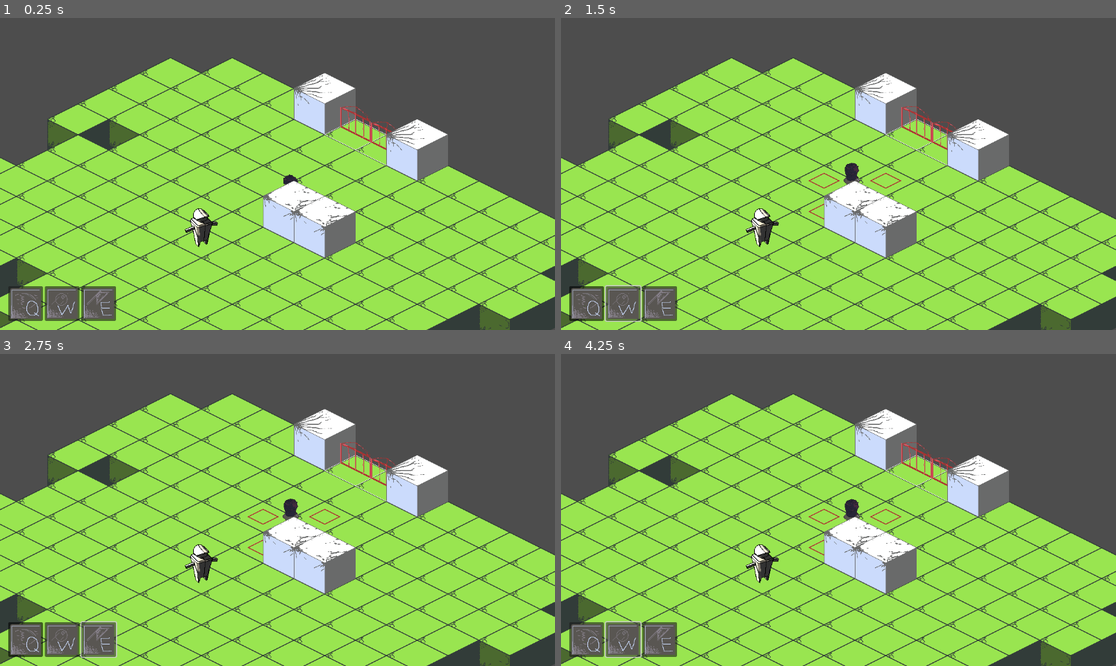
Above: before the commit, frames 1-4 (two rows, left to right).
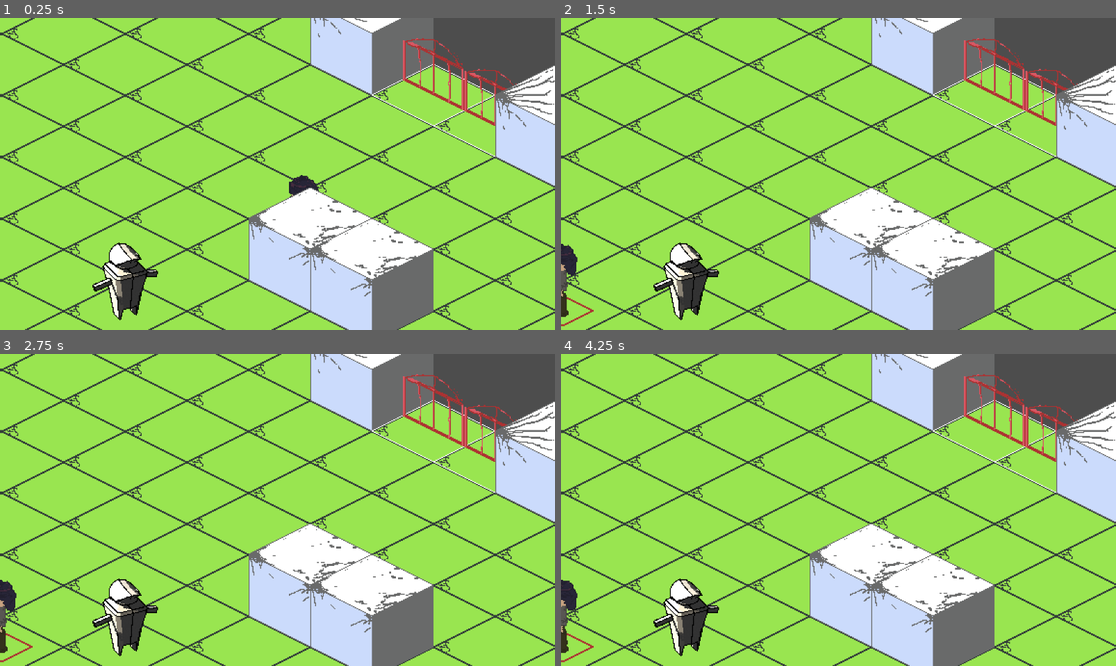
Above: after the commit, the same moments.

Repository: doriocsetina/feedback-love
Game: Godot game, scene res://scenes/main.tscn
Two runs of this game, one before a commit and one after it. Both use one fixed random seed, a clock stepped at 60 frames per second and the inputs below.
Inputs (mouse positions are in pixels of both pictures, inside the frame that each line leads up to):
- Up to frame 1 (0.25 s): no input
- Up to frame 2 (1.5 s): click (588, 305) at 0.52 s; click (622, 305) at 1.27 s
- Up to frame 3 (2.75 s): click (99, 641) at 2.02 s
- Up to frame 4 (4.25 s): click (588, 641) at 2.77 s; click (622, 641) at 3.52 s

The runs differ from the first frame. In frame 1, 55% of the frame differs, in the area x 0-100%, y 0-100%; in frame 2, 56%; in frame 3, 56%; in frame 4, 56%.

Commit message:
implemented range

Diff:
--- a/scenes/main.tscn
+++ b/scenes/main.tscn
@@ -8,7 +8,9 @@
 [ext_resource type="PackedScene" uid="uid://b3dk0plajy1xi" path="res://scenes/sbirro_basic.tscn" id="5_bhaqa"]
 [ext_resource type="Script" path="res://scenes/selectlayer.gd" id="6_ed7fd"]
 [ext_resource type="Texture2D" uid="uid://cbg18xrnf025a" path="res://assets/terrain/selected.png" id="6_xl4vs"]
+[ext_resource type="Texture2D" uid="uid://uk528rtuo86n" path="res://assets/ui/attack-tile.png" id="8_y4wld"]
 [ext_resource type="Texture2D" uid="uid://85pmakql5i7o" path="res://assets/ui/Q-ui.png" id="9_gyy40"]
+[ext_resource type="Texture2D" uid="uid://dbehnymcbqr6s" path="res://assets/ui/range-tile.png" id="9_y3iey"]
 [ext_resource type="Script" path="res://scenes/gui.gd" id="9_yxl6k"]
 [ext_resource type="Texture2D" uid="uid://bvcsx4ant6vi0" path="res://assets/ui/W-ui.png" id="10_nonpg"]
 [ext_resource type="Texture2D" uid="uid://cdp7xub8742xj" path="res://assets/ui/E-ui.png" id="11_p8m5c"]
@@ -26,12 +28,25 @@
 2:1/0 = 0
 3:1/0 = 0
 
+[sub_resource type="TileSetAtlasSource" id="TileSetAtlasSource_mfhqd"]
+texture = ExtResource("8_y4wld")
+texture_region_size = Vector2i(128, 128)
+0:0/0 = 0
+0:0/0/texture_origin = Vector2i(0, -32)
+
+[sub_resource type="TileSetAtlasSource" id="TileSetAtlasSource_4nwfv"]
+texture = ExtResource("9_y3iey")
+texture_region_size = Vector2i(128, 64)
+0:0/0 = 0
+
 [sub_resource type="TileSet" id="TileSet_eafyg"]
 tile_shape = 1
 tile_layout = 5
 tile_offset_axis = 1
 tile_size = Vector2i(128, 64)
 sources/0 = SubResource("TileSetAtlasSource_tohe1")
+sources/1 = SubResource("TileSetAtlasSource_mfhqd")
+sources/2 = SubResource("TileSetAtlasSource_4nwfv")
 
 [sub_resource type="Theme" id="Theme_v72uv"]
 
@@ -66,6 +81,7 @@
 
 [node name="Camera2D" type="Camera2D" parent="."]
 position = Vector2(-34, -46)
+zoom = Vector2(2, 2)
 
 [node name="GUI" type="Control" parent="."]
 layout_mode = 3
--- a/scenes/player.gd
+++ b/scenes/player.gd
@@ -7,7 +7,7 @@
 
 @onready var animation_tree: AnimationTree = $AnimationTree
 @onready var obstacles: TileMapLayer = get_parent();
-
+@onready var selectlayer: TileMapLayer = get_node("/root/main/select")
 
 var current_ability = Abilities.NONE
 
@@ -30,10 +30,12 @@
 	if event is InputEventMouseButton and event.button_index == MOUSE_BUTTON_LEFT and event.is_pressed():
 		var tile_map_layer = Main.get_tile_map_layer()
 		if tile_map_layer:
-			print("clicked")
 			var tile_pos = tile_map_layer.local_to_map(get_global_mouse_position())
-			if is_adjacent_and_valid(tile_pos):
+			if is_valid(tile_pos) and selectlayer.is_in_range(current_ability, tile_pos):
+				print("clicked and moved")
 				selected_tile = tile_map_layer.map_to_local(tile_pos)
+				current_ability = Abilities.NONE
+
 
 func _physics_process(_delta: float) -> void:
 	direction = selected_tile - position
@@ -57,6 +59,12 @@
 			return true
 	return false
 
+func is_valid(tile_pos: Vector2i) -> bool:
+	if tile_pos not in obstacles.obstacle_tiles:
+		return true
+	return false
+
+
 
 
 func set_walking(value):
--- a/scenes/selectlayer.gd
+++ b/scenes/selectlayer.gd
@@ -9,31 +9,54 @@
 
 # Called every frame. 'delta' is the elapsed time since the previous frame.
 func _process(delta: float) -> void:
-	var tile = local_to_map(character.position)
+	var current_tile = local_to_map(character.position)
 
-	if previous_tile != null and previous_tile != tile:
+	reset_cells()
+	if previous_tile != null and previous_tile != current_tile:
 		set_cell(previous_tile, -1)
 
 	# Reflect the character's ability in the tile selection
 	match character.current_ability:
 		character.Abilities.DASH:
 			# Allow moving two tiles
-			set_cell(tile, 0, Vector2i(0, 0))
-			set_cell(tile + Vector2i(1, 0), 0, Vector2i(0, 0))
-			set_cell(tile + Vector2i(0, 1), 0, Vector2i(0, 0))
-			set_cell(tile + Vector2i(1, 1), 0, Vector2i(0, 0))
+			for dx in [-2, -1, 0, 1, 2]:
+				for dy in [-2, -1, 0, 1, 2]:
+					if abs(dx) + abs(dy) <= 2:  # Ensure we're within a Manhattan distance of 2
+						set_cell(current_tile + Vector2i(dx, dy), 2, Vector2i(0, 0))
 		character.Abilities.SHIELD:
-			# No movement, just highlight the current tile
-			set_cell(tile, 0, Vector2i(0, 0))
+			# No movement, just highlight the current current_tile
+			set_cell(current_tile, 0, Vector2i(0, 0))
 		character.Abilities.ATTACK:
 			# Allow moving in four basic directions
-			set_cell(tile, 0, Vector2i(0, 0))
-			set_cell(tile + Vector2i(1, 0), 0, Vector2i(0, 0))
-			set_cell(tile + Vector2i(-1, 0), 0, Vector2i(0, 0))
-			set_cell(tile + Vector2i(0, 1), 0, Vector2i(0, 0))
-			set_cell(tile + Vector2i(0, -1), 0, Vector2i(0, 0))
+			set_cell(current_tile, 1, Vector2i(0, 0))
+			set_cell(current_tile + Vector2i(1, 0), 1, Vector2i(0, 0))
+			set_cell(current_tile + Vector2i(-1, 0), 1, Vector2i(0, 0))
+			set_cell(current_tile + Vector2i(0, 1), 1, Vector2i(0, 0))
+			set_cell(current_tile + Vector2i(0, -1), 1, Vector2i(0, 0))
 		character.Abilities.NONE:
 			# Default behavior
-			set_cell(tile, 0, Vector2i(0, 0))
+			set_cell(current_tile, 0, Vector2i(0, 0))
 
-	previous_tile = tile
+	previous_tile = current_tile
+
+func is_in_range(current_ability: int, selected_position: Vector2i) -> bool:
+	var current_tile = local_to_map(character.position)
+	var selected_tile = local_to_map(selected_position)
+	var manhattan_distance = abs(current_tile.x - selected_tile.x) + abs(current_tile.y - selected_tile.y)
+
+	match current_ability:
+		character.Abilities.DASH:
+			return manhattan_distance <= 2
+		character.Abilities.SHIELD:
+			return manhattan_distance == 0
+		character.Abilities.ATTACK:
+			return manhattan_distance == 1
+		character.Abilities.NONE:
+			return manhattan_distance == 0
+	return false
+
+func reset_cells():
+	var map_size = get_used_rect()
+	for x in range(map_size.position.x, map_size.position.x + map_size.size.x):
+		for y in range(map_size.position.y, map_size.position.y + map_size.size.y):
+			set_cell(Vector2i(x,y), -1)
Not shown: 1 places in scenes/main.tscn that only renumber resources
